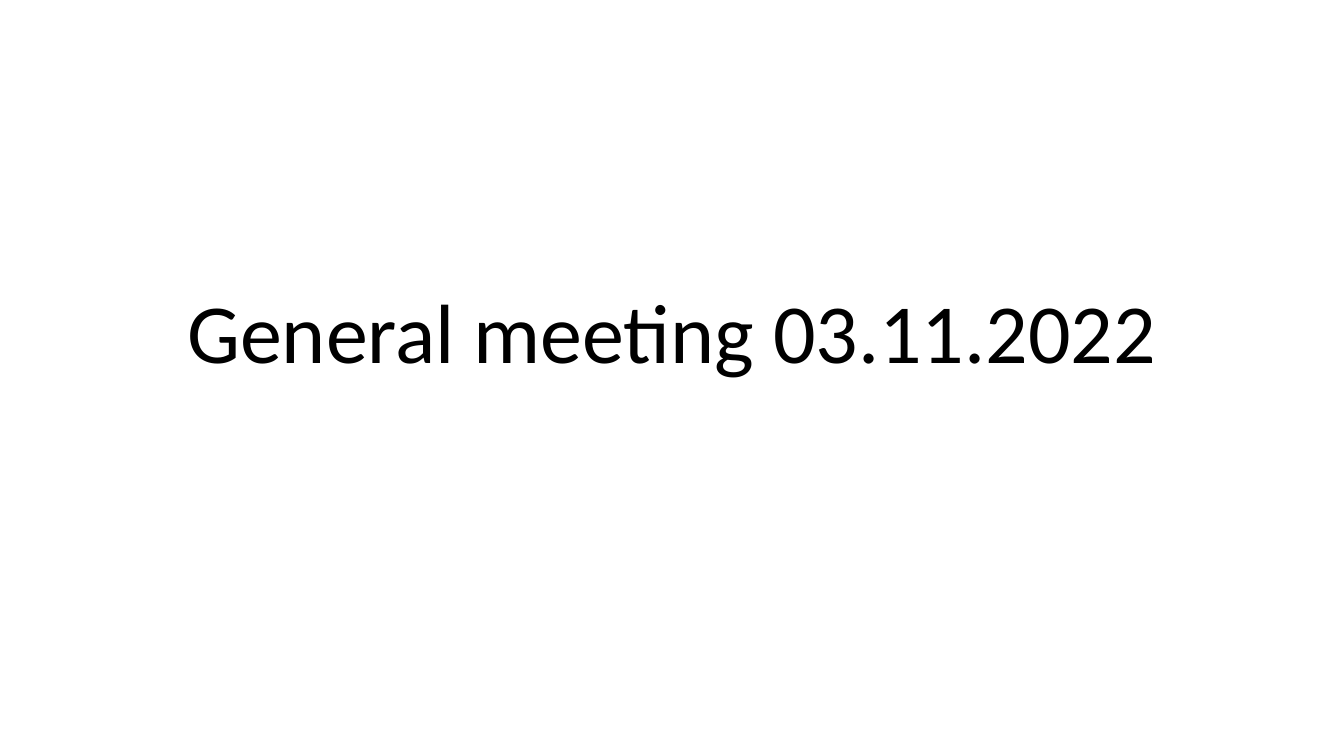
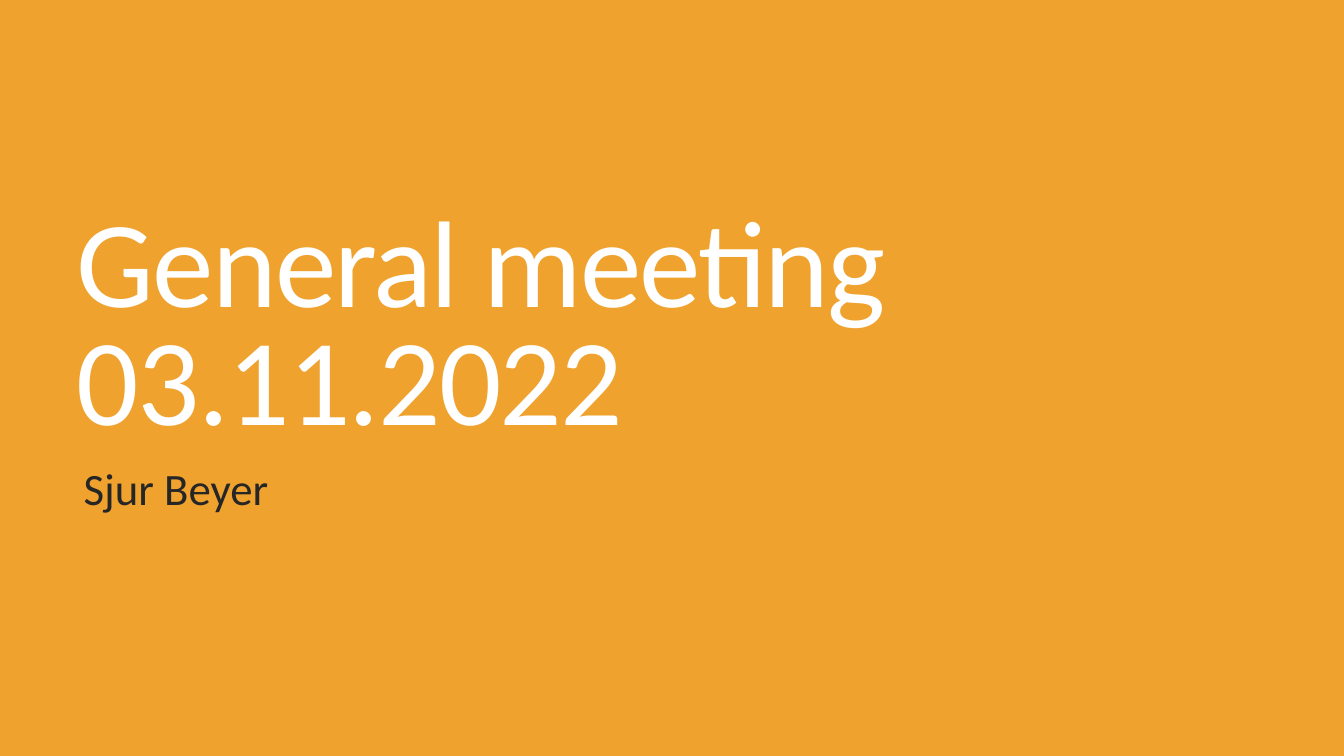
Before and after one commit to sjurmsc/MSC2023, a slide deck: slide 1 of Meeting Presentations/03.11.2022_General_meeting.pptx. Drawn at 1344x756 pixels with LibreOffice and Linux fonts; fonts in the diff are those of the drawing. Boxes give left, top, right and bottom in pixels: in the first picture for what was removed or moved away, otherwise in the second. Text is boxed around its words. In the diff, an @@ line names an element or a change of style, - is before the commit and + after.

Commit message:
Added powerpoint for meeting 3.11

```diff
--- a/Meeting Presentations/03.11.2022_General_meeting.pptx
+++ b/Meeting Presentations/03.11.2022_General_meeting.pptx
@@ background #FFFFFF to #F0A22E @@
@@ title "General meeting 03.11.2022": place and size @@
-title "General meeting 03.11.2022" at (187, 304, 1155, 378)
+title "General meeting 03.11.2022" at (77, 221, 886, 426)
@@ title "General meeting 03.11.2022" at (77, 221, 886, 426): size 60 to 88 pt, text colour #000000 to #FFFFFF, letter spacing 0 to -1.2 pt; alignment centre to left; line spacing 0.9 to 0.8 @@
@@ subtitle added at (84, 474, 268, 513), 32 pt, text #262626 @@
+Sjur Beyer
```
Also in this commit, not shown: 2 other slides changed, 6 slides added, 1 other file.
